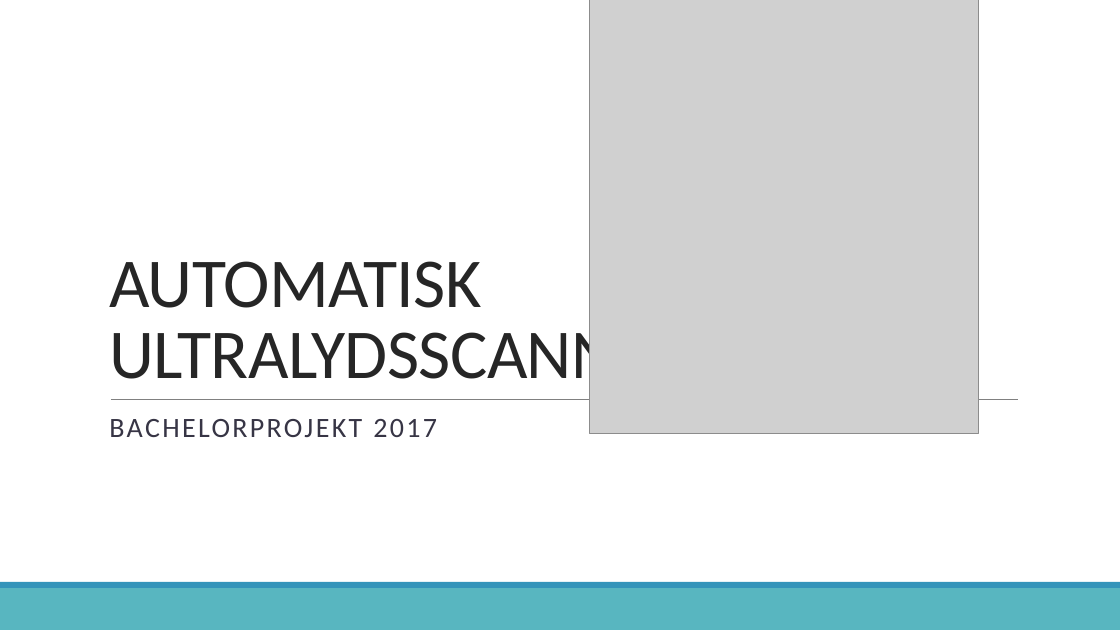
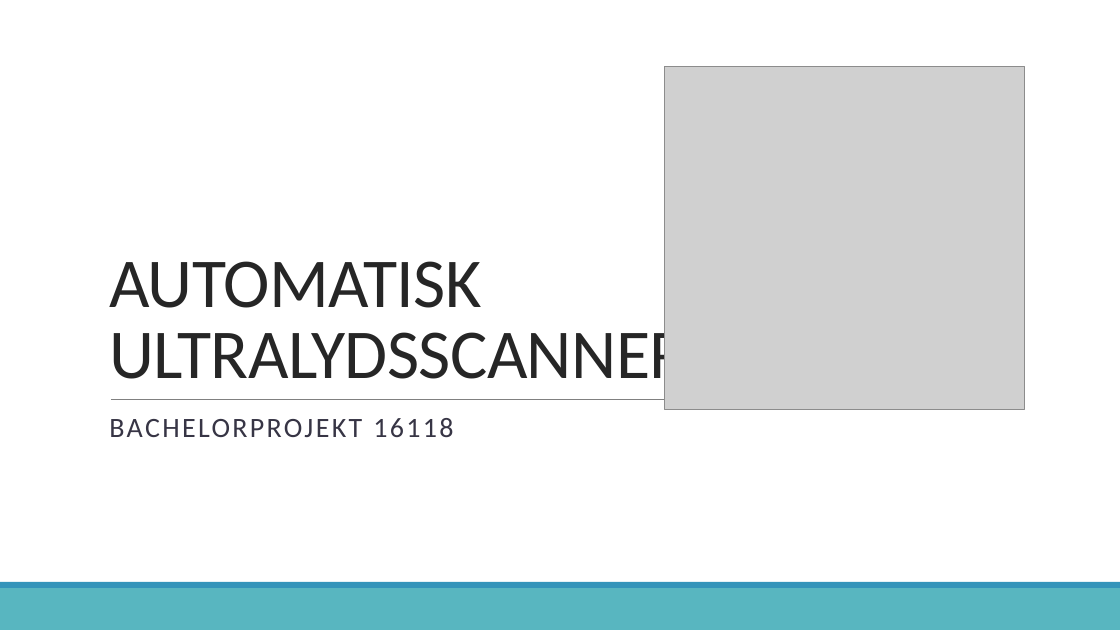
Before and after one commit to zeroregard/Automatic-Sonography, a slide deck: slide 1 of Præsentation_Eksamen.pptx. Drawn at 1120x630 pixels with LibreOffice and Linux fonts; fonts in the diff are those of the drawing; grey boxes stand for pictures. Boxes give left, top, right and bottom in pixels: in the first picture for what was removed or moved away, otherwise in the second. Text is boxed around its words. In the diff, an @@ line names an element or a change of style, - is before the commit and + after.

```diff
--- a/Præsentation_Eksamen.pptx
+++ b/Præsentation_Eksamen.pptx
@@ picture: place and size @@
-picture at [590, 0, 979, 434]
+picture at [665, 66, 1025, 409]
@@ subtitle at [109, 418, 453, 437]: text changed @@
-BACHELORPROJEKT 2017
+BACHELORPROJEKT 16118
```
Also in this commit, not shown: 6 other slides changed.
